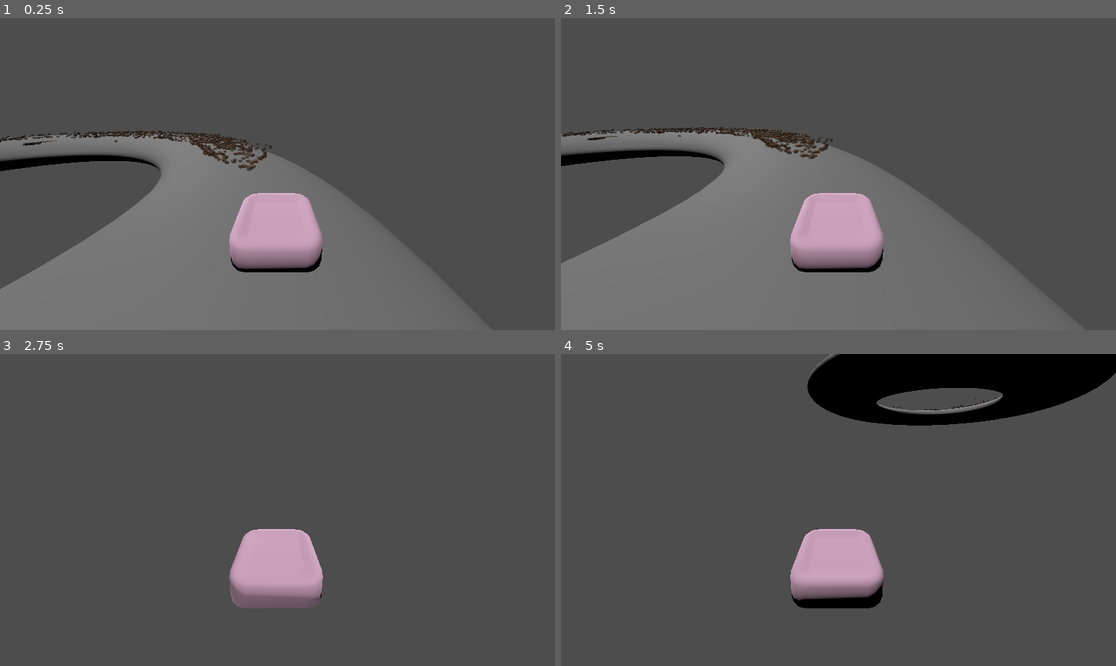
Above: before the commit, frames 1-4 (two rows, left to right).
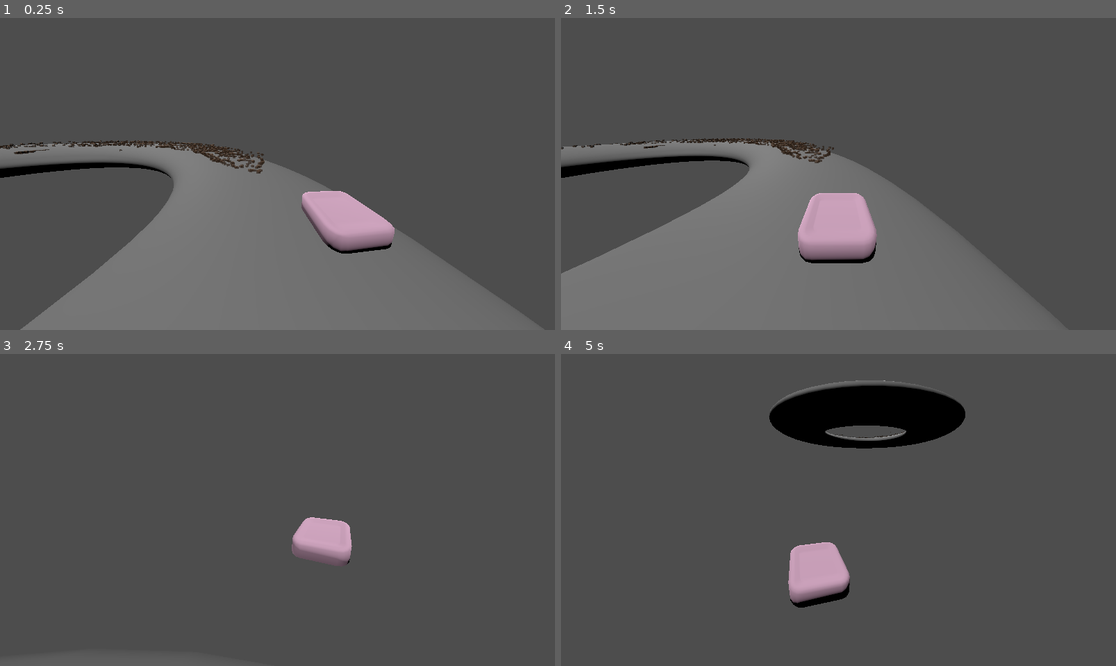
Above: after the commit, the same moments.

Repository: cg2713/BubbleRush
Game: Godot game, scene res://playable_test_level.tscn
Two runs of this game, one before a commit and one after it. Both use one fixed random seed, a clock stepped at 60 frames per second and the inputs below.
Inputs:
- Up to frame 1 (0.25 s): no input
- Up to frame 2 (1.5 s): hold Right (ui_right) 0.53-1.28 s; tap Enter at 1.25 s; hold Down (ui_down) from 1.28 s (still down)
- Up to frame 3 (2.75 s): release Down (ui_down) at 2.03 s; hold Right (ui_right) from 2.03 s (still down)
- Up to frame 4 (5 s): release Right (ui_right) at 2.78 s; hold Up (ui_up) 2.78-3.53 s; hold Left (ui_left) from 3.53 s (still down)

The runs differ from the first frame. In frame 1, 15% of the frame differs, in the area x 0-97%, y 36-100%; in frame 2, 7.5%; in frame 3, 4.6%; in frame 4, 13%.

Commit message:
Added Camera Lerp

Diff:
--- a/bubblerush/car.gd
+++ b/bubblerush/car.gd
@@ -3,14 +3,15 @@
 
 
 const SPEED = 25.0
-
+@export var base_FOV = 75
 
 func _physics_process(delta: float) -> void:
 	# Add the gravity.
 	if not is_on_floor():
 		velocity += get_gravity() * delta
 
-
+	$Camera3D.global_transform=$Camera3D.global_transform.interpolate_with(%CameraHolder.global_transform,10*delta)
+	#%Camera3D.transform=%CameraHolder.transform
 	# Get the input direction and handle the movement/deceleration.
 	# As good practice, you should replace UI actions with custom gameplay actions.
 	var input_dir := Input.get_vector("ui_left", "ui_right", "ui_up", "ui_down")
--- a/bubblerush/car.tscn
+++ b/bubblerush/car.tscn
@@ -20,9 +20,15 @@
 visible = false
 mesh = SubResource("BoxMesh_ak3fp")
 
+[node name="CameraHolder" type="Node3D" parent="."]
+unique_name_in_owner = true
+transform = Transform3D(1, 0, 0, 0, 0.958113, 0.286391, 0, -0.286391, 0.958113, 0, 1.90814, 3.25932)
+
 [node name="Camera3D" type="Camera3D" parent="."]
-transform = Transform3D(1, 0, 0, 0, 0.958113, 0.286391, 0, -0.286391, 0.958113, 0, 1.90814, 3.25932)
+unique_name_in_owner = true
+top_level = true
 current = true
+fov = 90.0
 
 [node name="CarArea3D" type="Area3D" parent="."]
 
Not shown: 1 places in bubblerush/car.tscn that only renumber resources
